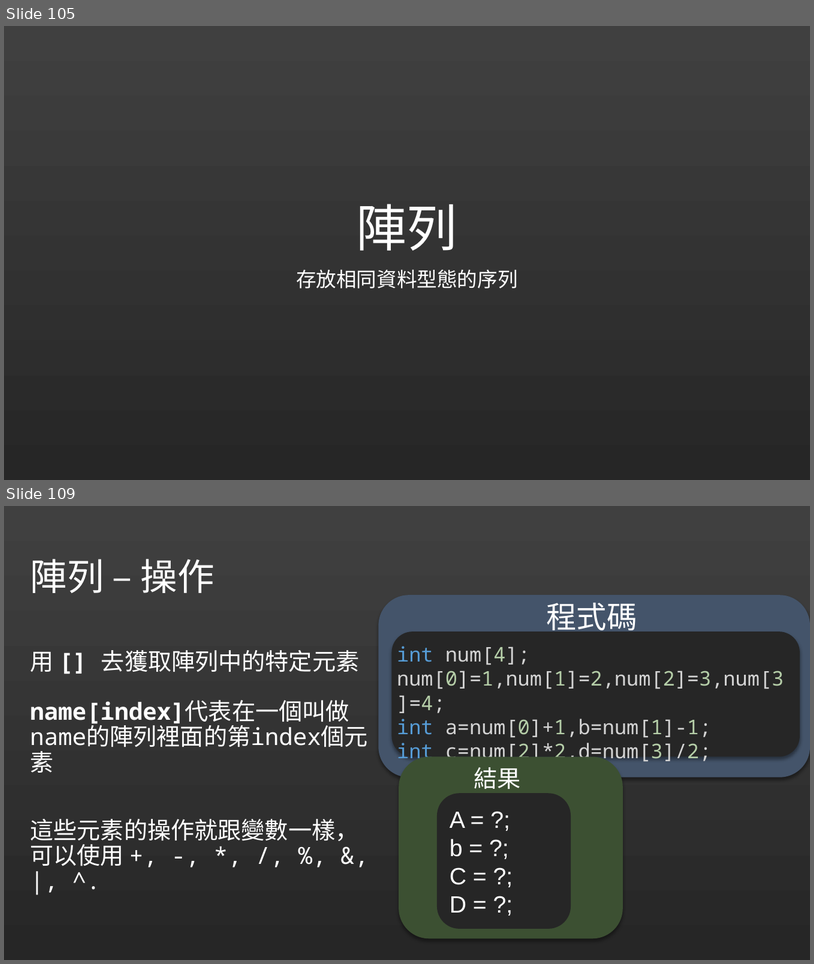
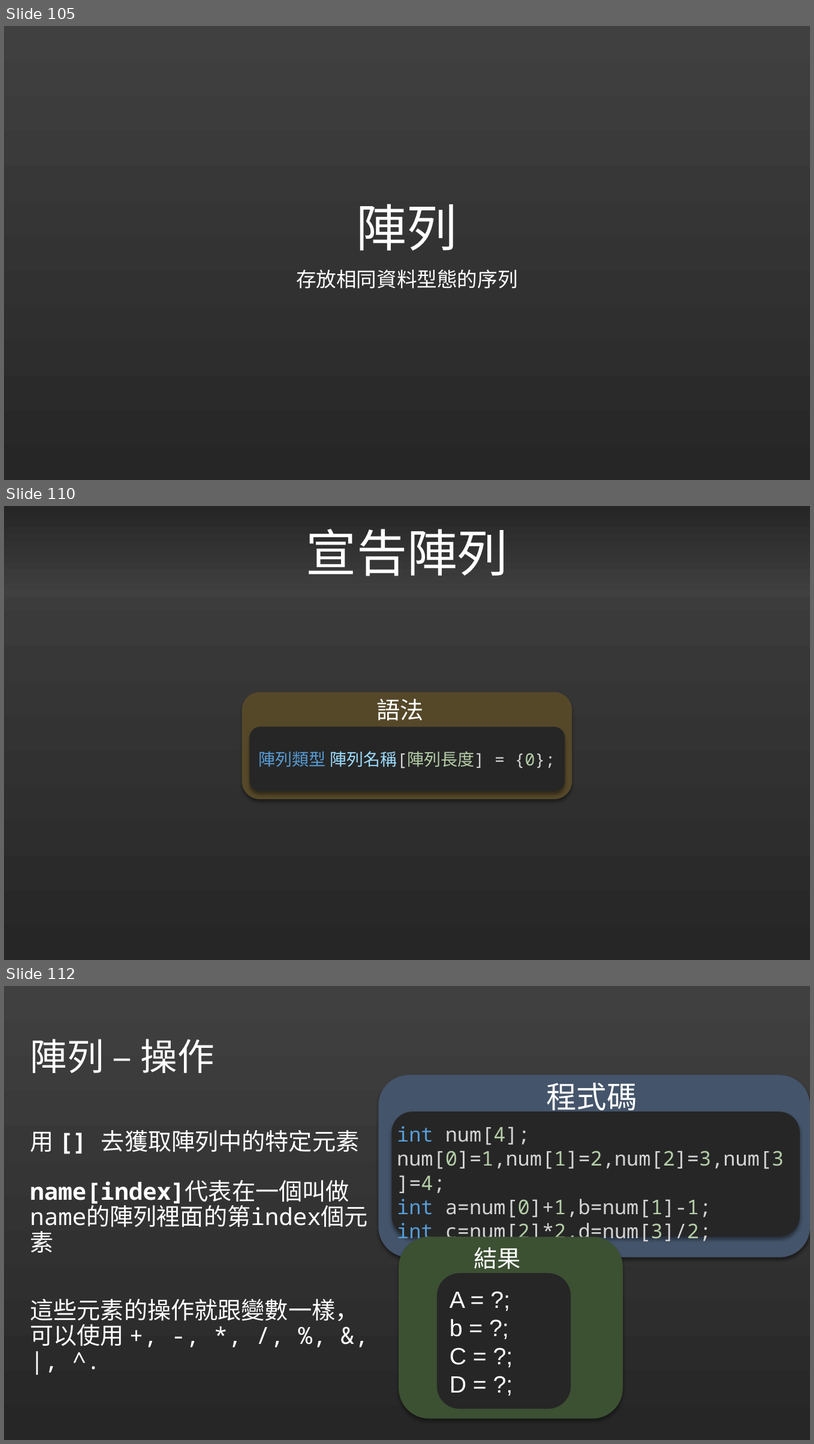
Before and after one commit to liuutin9/liuutin9.github.io, a slide deck: Shared-Files/電機營C語言Day2.pptx. Shown one above the other, each under a label of ours: slides 105 and 109 before the commit, slides 105, 110 and 112 after it; the slides between them are not shown. The pictures are 814x964 and 814x1444 pixels, drawn with LibreOffice and Linux fonts; fonts in the diff are those of the drawing. Boxes give left, top, right and bottom in pixels: in the first picture for what was removed or moved away, otherwise in the second. Text is boxed around its words. In the diff, an @@ line names an element or a change of style, - is before the commit and + after.

```diff
--- a/Shared-Files/電機營C語言Day2.pptx
+++ b/Shared-Files/電機營C語言Day2.pptx
@@ slide 110 added at [4, 506, 810, 960], background gradient #404040 to #262626 @@
@@ text added at [306, 529, 508, 576], 60 pt, text #FFFFFF @@
+宣告陣列
@@ rounded rectangle added at [242, 692, 573, 799], fill #554829 @@
@@ text added at [377, 699, 424, 720], 28 pt, text #FFFFFF @@
+語法
@@ rounded rectangle added at [249, 727, 566, 792], fill #262626, 20 pt, text #D4D4D4 @@
+陣列類型 陣列名稱[陣列長度] = {0};
@@ what was slide 109 is now slide 112 @@
```
Also in this commit, not shown: 2 slides changed, 3 other slides added, 1 slide removed.
